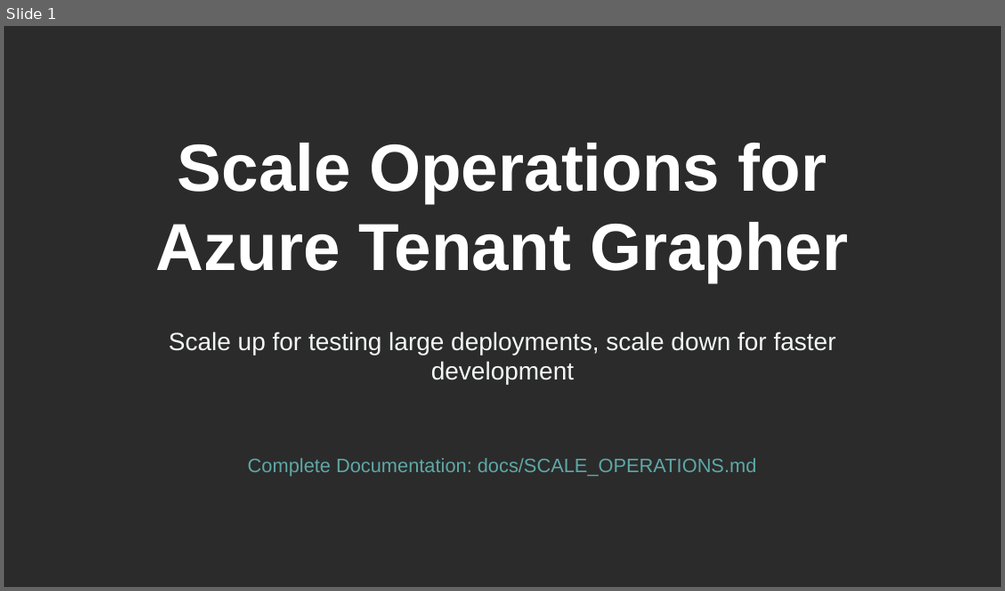
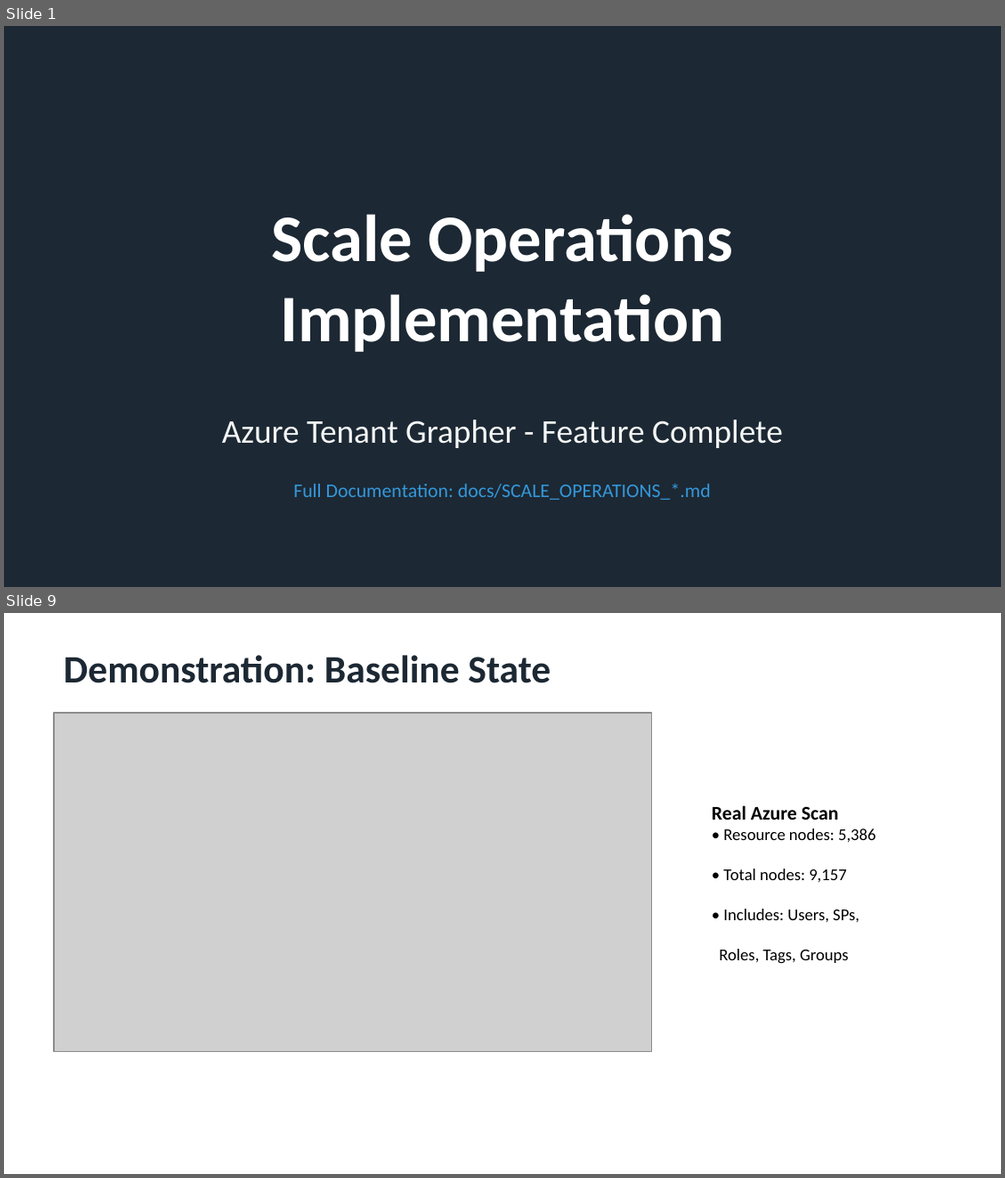
Before and after one commit to rysweet/azure-tenant-grapher, a slide deck: Scale_Operations_Implementation.pptx. Shown one above the other, each under a label of ours: slide 1 before the commit, slides 1 and 9 after it; the slides between them are not shown. The pictures are 1005x591 and 1005x1178 pixels, drawn with LibreOffice and Linux fonts; fonts in the diff are those of the drawing; grey boxes stand for pictures; background and template pictures are left out; a plain dark background stands for a picture behind light text. Boxes give left, top, right and bottom in pixels: in the first picture for what was removed or moved away, otherwise in the second. Text is boxed around its words. In the diff, an @@ line names an element or a change of style, - is before the commit and + after.

```diff
--- a/Scale_Operations_Implementation.pptx
+++ b/Scale_Operations_Implementation.pptx
@@ slide 9 added at bbox=[4, 613, 1001, 1174], background #FFFFFF @@
@@ text added at bbox=[64, 655, 550, 683], 28 pt, text #1C2833, bold @@
+Demonstration: Baseline State
@@ picture added at bbox=[54, 713, 652, 1052] @@
@@ text added at bbox=[712, 805, 875, 964], 12 pt, text #000000 @@
+Real Azure Scan
+• Resource nodes: 5,386
+• Total nodes: 9,157
+• Includes: Users, SPs,
+Roles, Tags, Groups
@@ slide 1 changed as well @@
@@ background picture (left out) to #1C2833 @@
@@ text at bbox=[272, 214, 733, 352]: text changed; font Arial to Calibri @@
-Scale Operations for Azure Tenant Grapher
+Scale Operations
+Implementation
@@ vertical alignment top to middle in 3 elements at bbox=[293, 483, 711, 499], bbox=[272, 214, 733, 352], bbox=[222, 419, 783, 448] @@
@@ text at bbox=[222, 419, 783, 448]: text changed; size 18 to 24 pt; font Arial to Calibri @@
-Scale up for testing large deployments, scale down for faster development
+Azure Tenant Grapher - Feature Complete
@@ text at bbox=[293, 483, 711, 499]: text changed; font Arial to Calibri; text colour #5EA8A7 to #3498DB @@
-Complete Documentation: docs/SCALE_OPERATIONS.md
+Full Documentation: docs/SCALE_OPERATIONS_*.md
```
Also in this commit, not shown: 9 other slides added, 10 slides removed.
